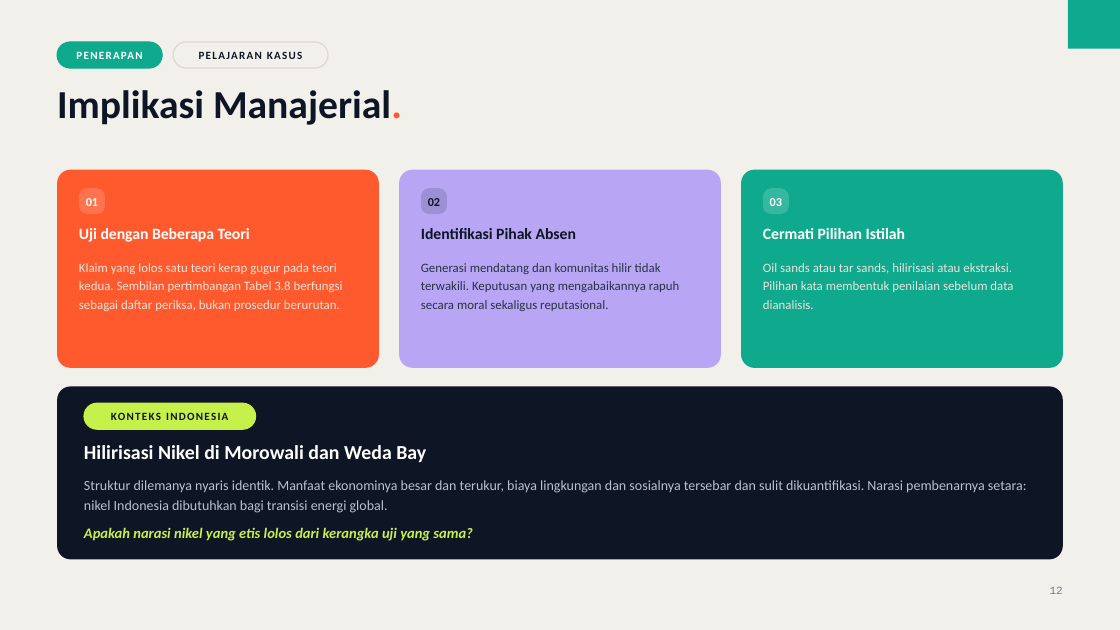
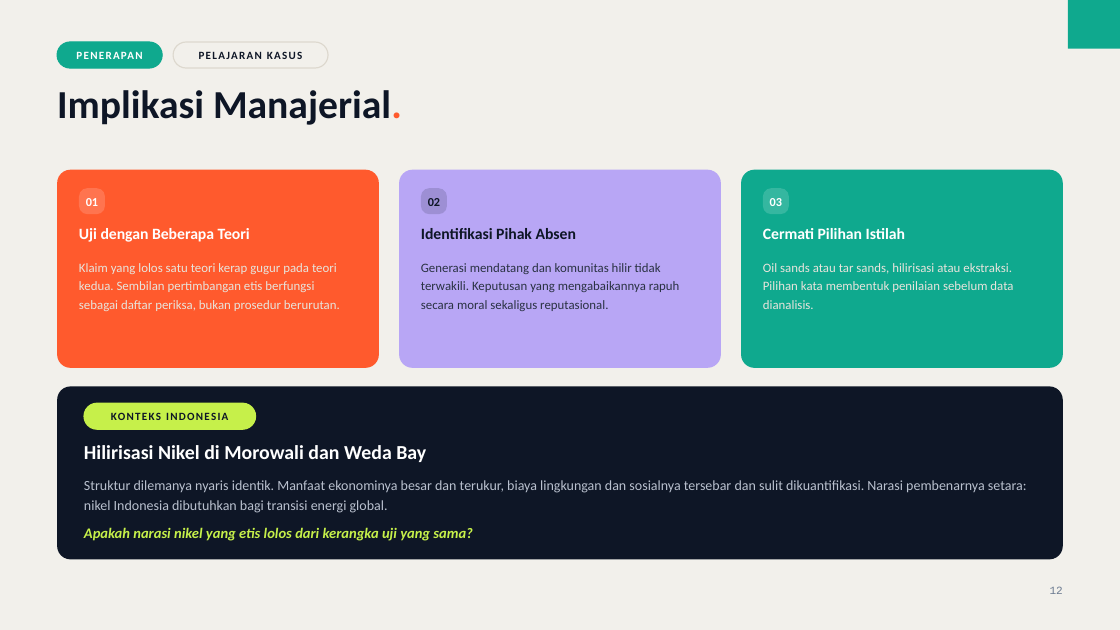
Before and after one commit to aslihabnuri/Dom-Manipulation, a slide deck: slide 12 of business-ethics/chapter-3/decks/Deck-2-Analisis-Kasus-Oil-Sands.pptx. Drawn at 1120x630 pixels with LibreOffice and Linux fonts; fonts in the diff are those of the drawing. Boxes give left, top, right and bottom in pixels: in the first picture for what was removed or moved away, otherwise in the second. Text is boxed around its words. In the diff, an @@ line names an element or a change of style, - is before the commit and + after.

```diff
--- a/business-ethics/chapter-3/decks/Deck-2-Analisis-Kasus-Oil-Sands.pptx
+++ b/business-ethics/chapter-3/decks/Deck-2-Analisis-Kasus-Oil-Sands.pptx
@@ text at (x1=79, y1=263, x2=340, y2=311): text changed @@
-Klaim yang lolos satu teori kerap gugur pada teori kedua. Sembilan pertimbangan Tabel 3.8 berfungsi sebagai daftar periksa, bukan prosedur berurutan.
+Klaim yang lolos satu teori kerap gugur pada teori kedua. Sembilan pertimbangan etis berfungsi sebagai daftar periksa, bukan prosedur berurutan.
```
Also in this commit, not shown: 6 other slides changed, 6 other files.
